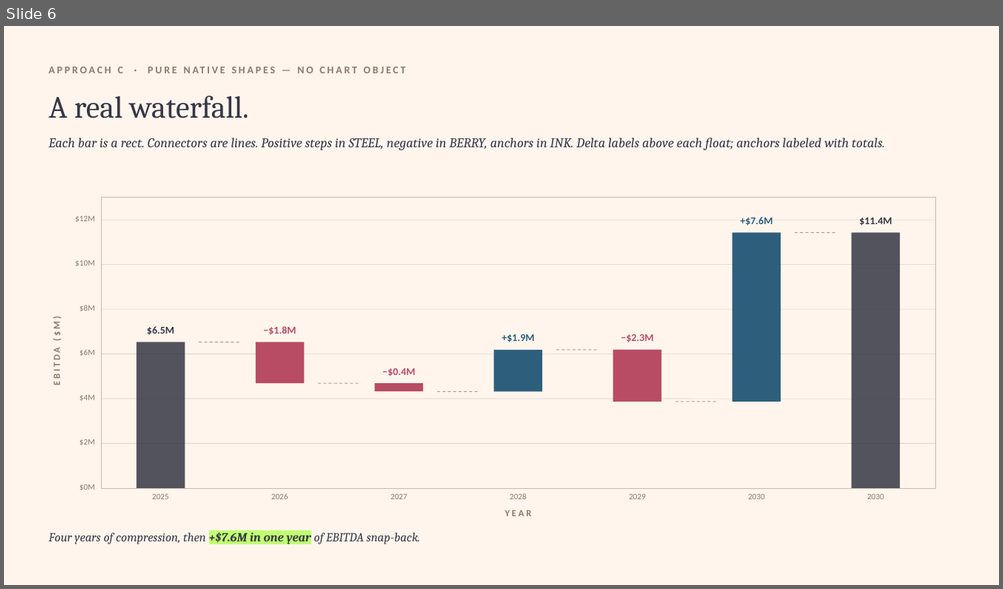
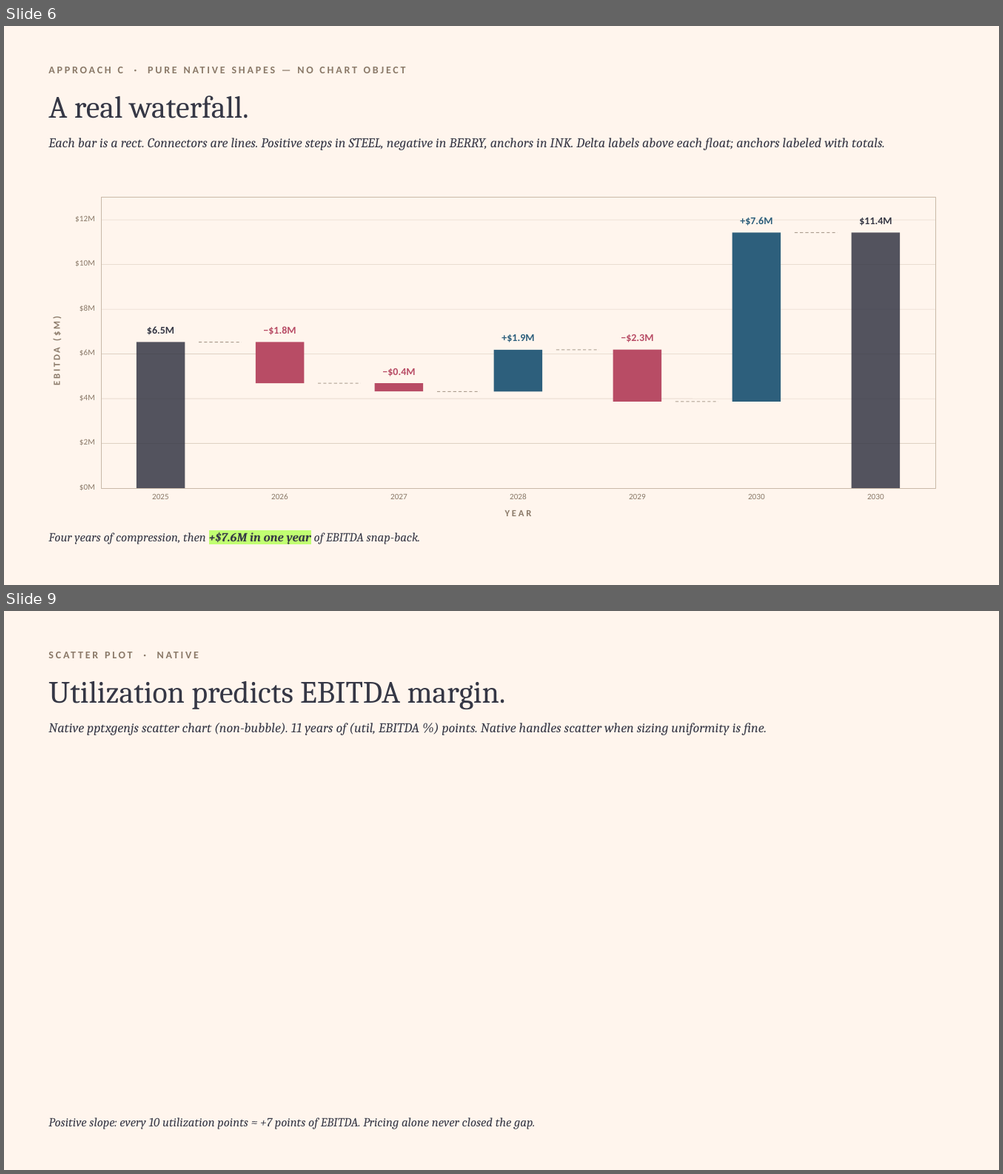
Before and after one commit to nsaperia/claude-pptx-plot, a slide deck: output/audit_deck.pptx. Shown one above the other, each under a label of ours: slide 6 before the commit, slides 6 and 9 after it; the slides between them are not shown. The pictures are 1003x589 and 1003x1174 pixels, drawn with LibreOffice and Linux fonts; fonts in the diff are those of the drawing. Boxes give left, top, right and bottom in pixels: in the first picture for what was removed or moved away, otherwise in the second. Text is boxed around its words. In the diff, an @@ line names an element or a change of style, - is before the commit and + after.

```diff
--- a/output/audit_deck.pptx
+++ b/output/audit_deck.pptx
@@ slide 9 added at (4, 611, 999, 1170), background #FFF5ED @@
@@ text added at (48, 648, 646, 669), 10 pt, text #8A7968, bold @@
+SCATTER PLOT · NATIVE
@@ text added at (48, 681, 506, 709), 30 pt, text #353745 @@
+Utilization predicts EBITDA margin.
@@ text added at (48, 723, 766, 735), 13 pt, text #353745, italic @@
+Native pptxgenjs scatter chart (non-bubble). 11 years of (util, EBITDA %) points. Native handles scatter when sizing uniformity is fine.
@@ text added at (48, 1118, 535, 1130), 12 pt, text #353745, italic @@
+Positive slope: every 10 utilization points ≈ +7 points of EBITDA. Pricing alone never closed the gap.
```
Also in this commit, not shown: 3 other slides added, 2 other files.
